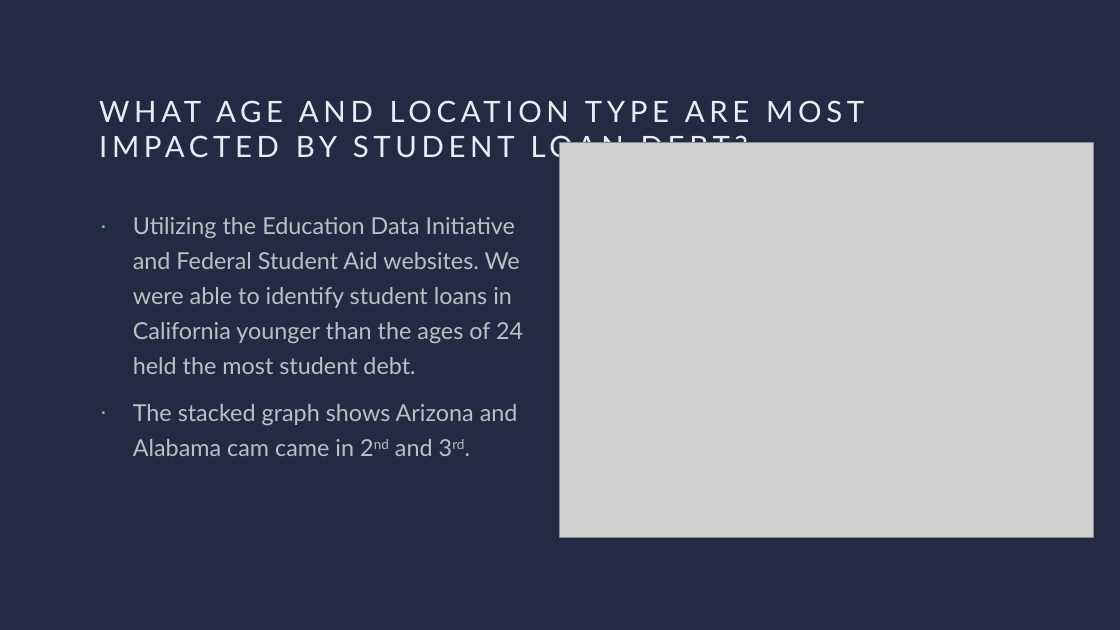
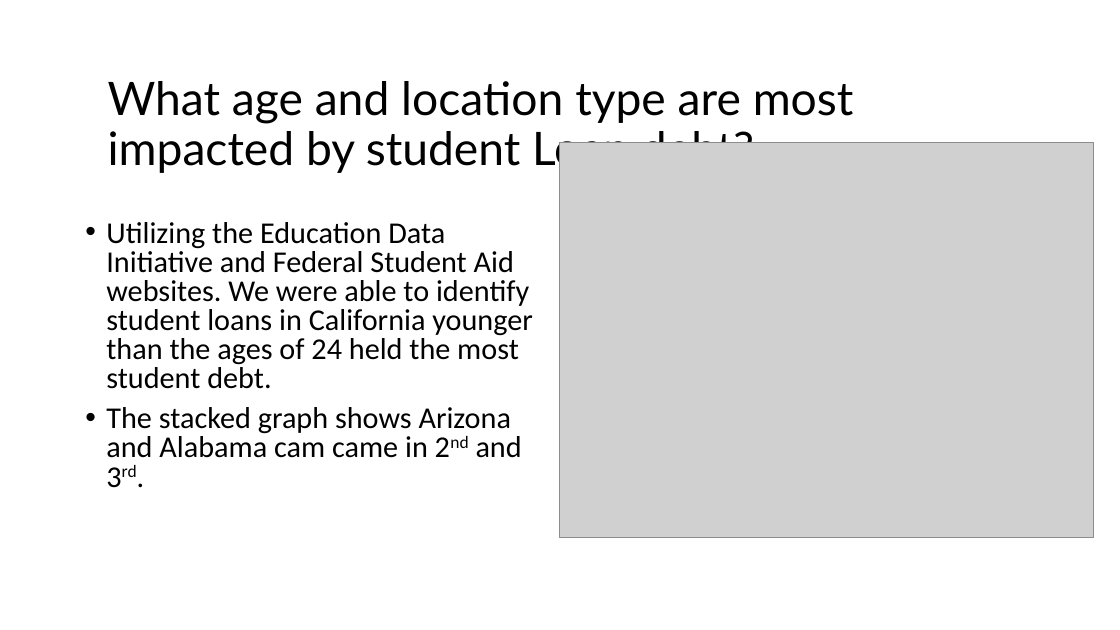
Before and after one commit to Marisauc/Project-1-Team-9, a slide deck: slide 3 of Project_1_Stutdent_Loan_Analysis.pptx. Drawn at 1120x630 pixels with LibreOffice and Linux fonts; fonts in the diff are those of the drawing; grey boxes stand for pictures. Boxes give left, top, right and bottom in pixels: in the first picture for what was removed or moved away, otherwise in the second. Text is boxed around its words. In the diff, an @@ line names an element or a change of style, - is before the commit and + after.

```diff
--- a/Project_1_Stutdent_Loan_Analysis.pptx
+++ b/Project_1_Stutdent_Loan_Analysis.pptx
@@ background #242A41 to #FFFFFF @@
@@ title "What age and location type ..." at [108,81,854,174]: vertical alignment top to middle @@
@@ title at [108,81,854,174]: text changed; size 25.2 to 39.6 pt; text colour #E6EDF3 to #000000 @@
-WHAT AGE AND LOCATION TYPE ARE MOST IMPACTED BY STUDENT LOAN DEBT?
+What age and location type are most impacted by student Loan debt?
@@ text "Utilizing the Education Data Initiative ...": place and size @@
-text "Utilizing the Education Data Initiative ..." at [133,217,523,456]
+text "Utilizing the Education Data Initiative ..." at [106,222,533,458]
@@ text "Utilizing the Education Data Initiative ..." at [106,222,533,458]: size 20 to 25.9 pt, font Lato to Calibri, text colour #FFFFFF at 70% opacity to #000000; bullet · to •; line spacing 1.25 to 0.8 @@
```
Also in this commit, not shown: 4 other slides changed, 7 slides added.
